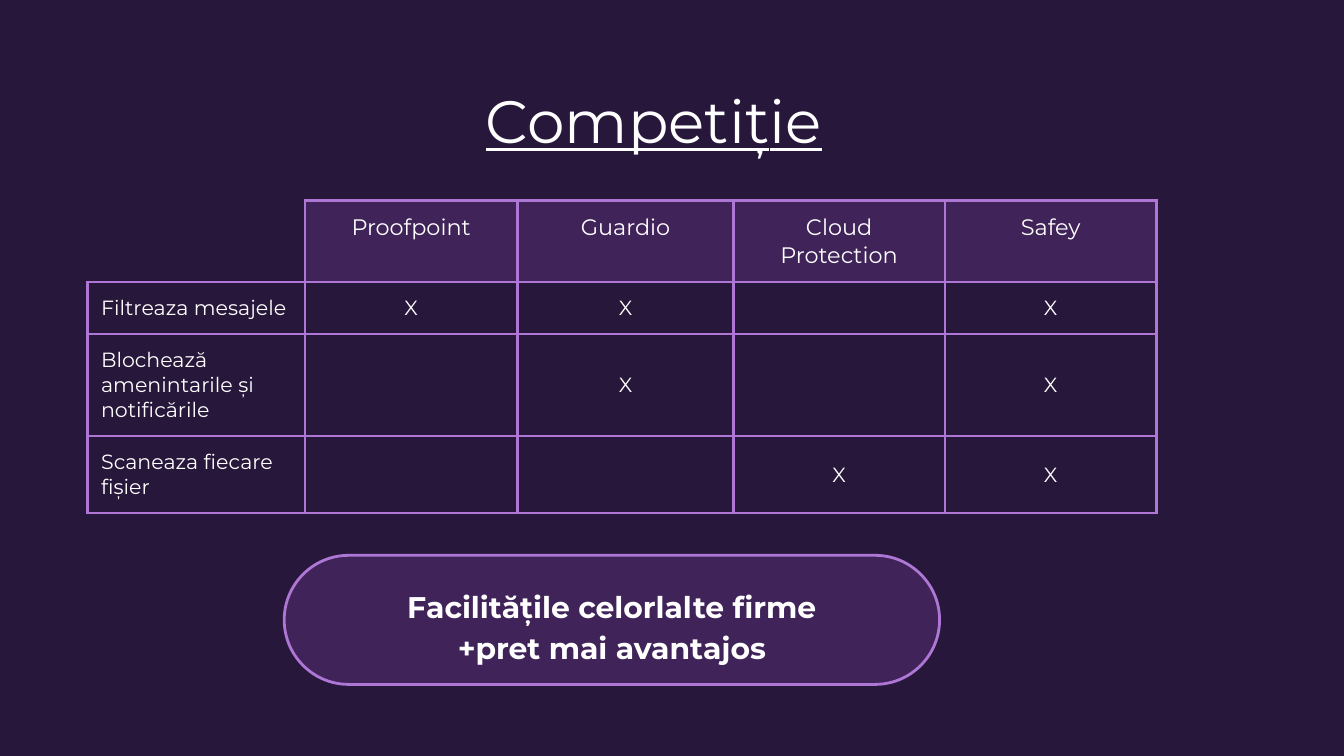
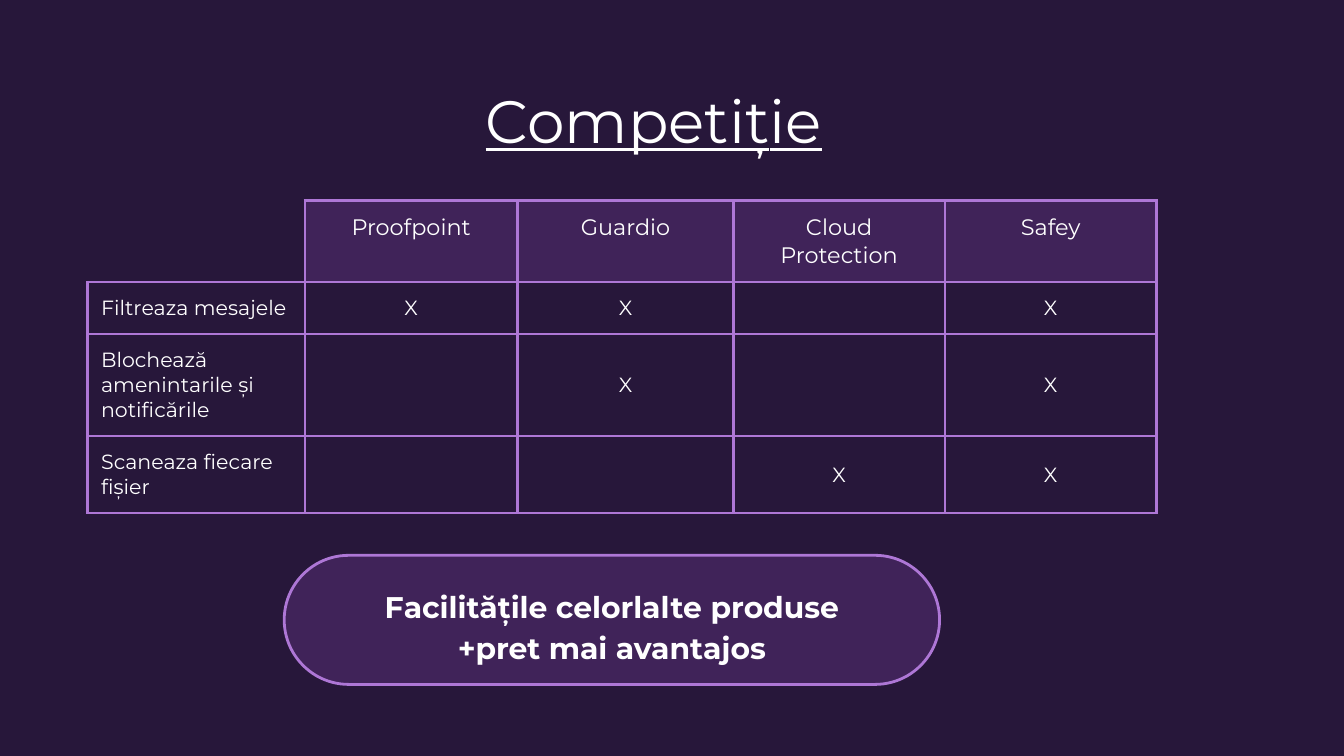
Before and after one commit to xRize/safey, a slide deck: slide 7 of Prezentare-Safey.pptx. Drawn at 1344x756 pixels with LibreOffice and Linux fonts; fonts in the diff are those of the drawing. Boxes give left, top, right and bottom in pixels: in the first picture for what was removed or moved away, otherwise in the second. Text is boxed around its words. In the diff, an @@ line names an element or a change of style, - is before the commit and + after.

```diff
--- a/Prezentare-Safey.pptx
+++ b/Prezentare-Safey.pptx
@@ text at bbox=[385, 594, 839, 665]: text changed @@
-Facilitățile celorlalte firme +pret mai avantajos
+Facilitățile celorlalte produse +pret mai avantajos
```
Also in this commit, not shown: 2 other files.
